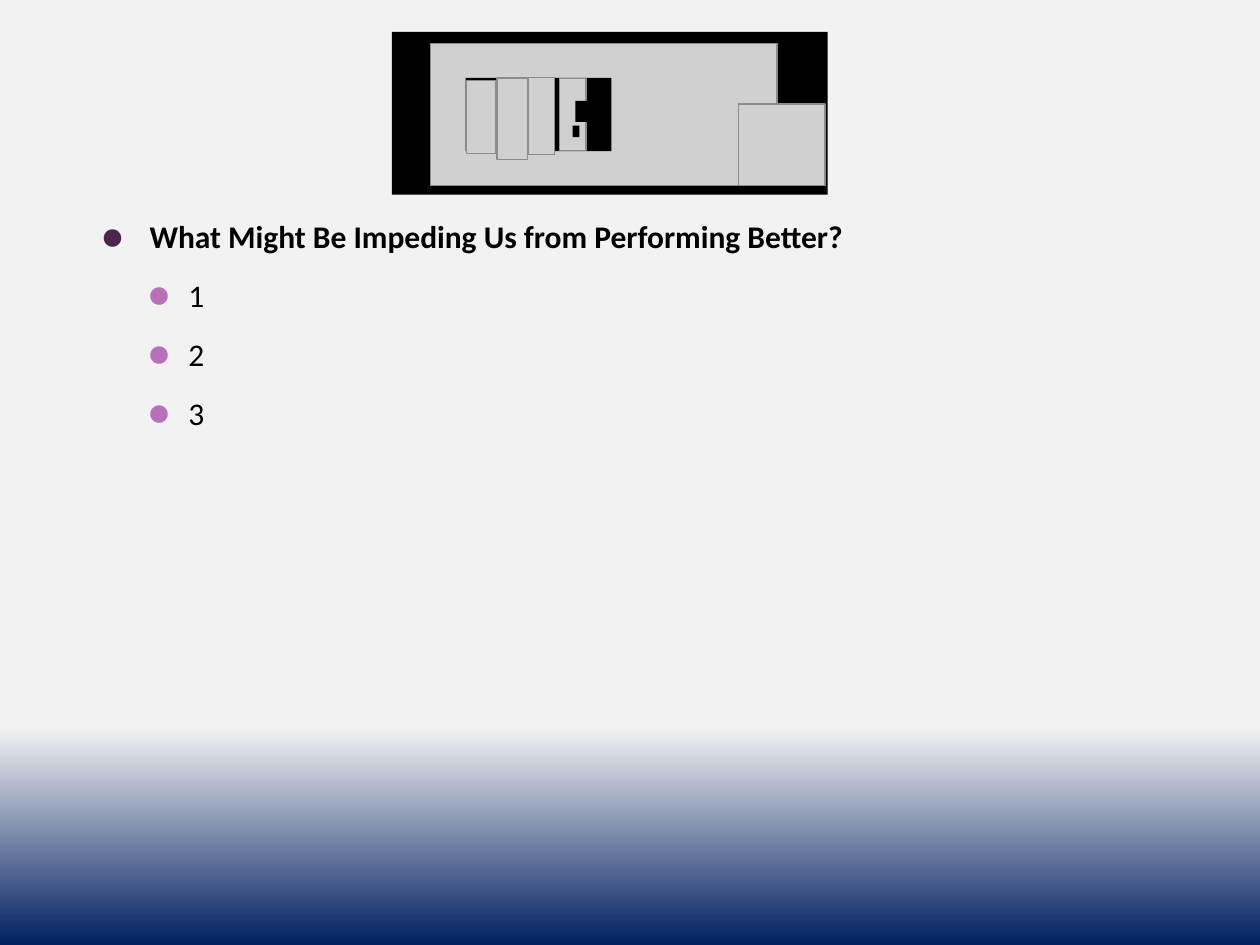
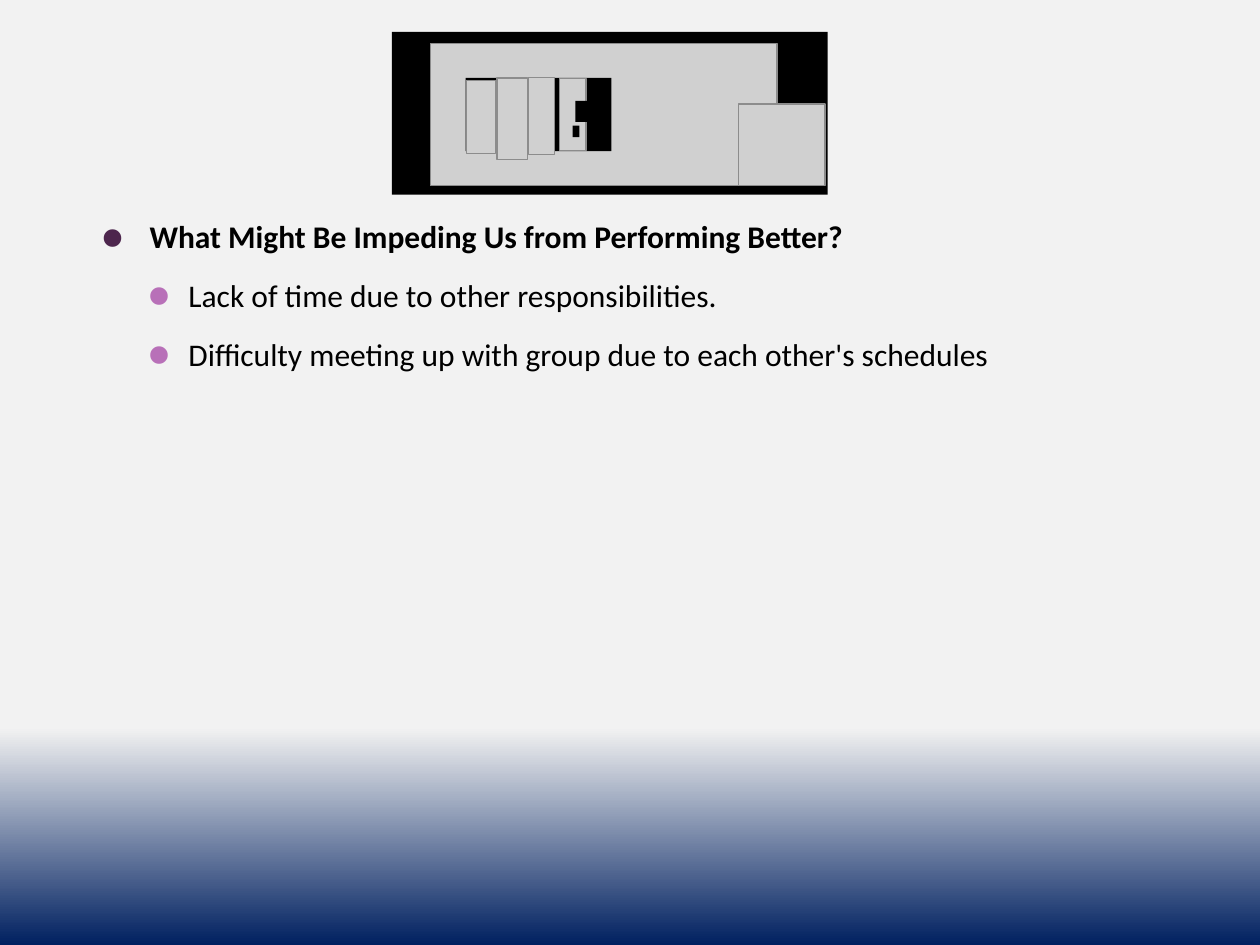
Before and after one commit to cs3398-borgs-bros/JeopardyChamp-Project, a slide deck: slide 2 of docs/Borgs_Retrospective - Sprint 2.pptx. Drawn at 1260x945 pixels with LibreOffice and Linux fonts; fonts in the diff are those of the drawing; grey boxes stand for pictures. Boxes give left, top, right and bottom in pixels: in the first picture for what was removed or moved away, otherwise in the second. Text is boxed around its words. In the diff, an @@ line names an element or a change of style, - is before the commit and + after.

```diff
--- a/docs/Borgs_Retrospective - Sprint 2.pptx
+++ b/docs/Borgs_Retrospective - Sprint 2.pptx
@@ text at <box>188,285,988,372</box>: text changed @@
-    ⚫ 1
-    ⚫ 2
-    ⚫ 3
+    ⚫ Lack of time due to other responsibilities.
+    ⚫ Difficulty meeting up with group due to each other's schedules
```
Also in this commit, not shown: 2 other slides changed.
